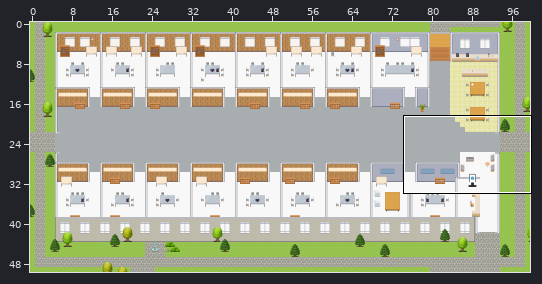
A Tiled map (JSON) gets an edit: maps/Enterprise-Data-Analytics-Platform.tmj. The first picture is a wide view before the edit; the outline marks the close-up.
Close-up. First the earlier version:
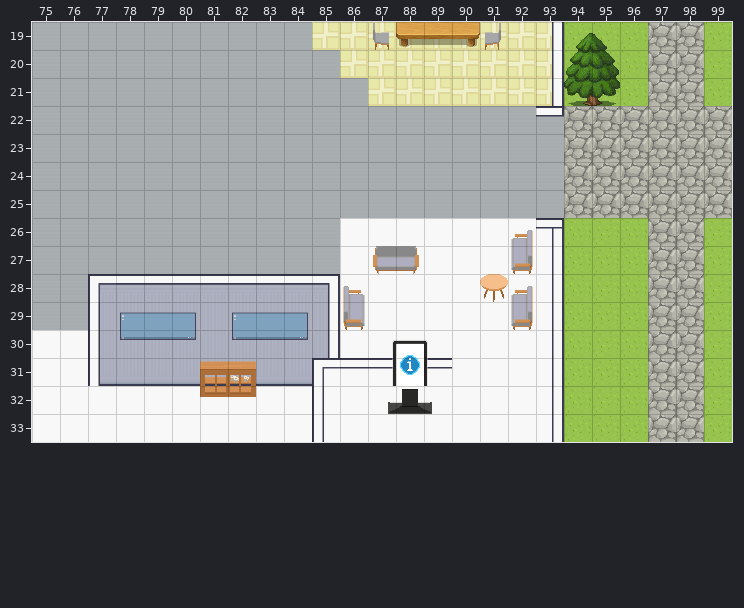
Cells are 32x32 px. Shown: x 75..99, y 19..33. The commit also changed other parts of the map, which this record leaves out.
New version:
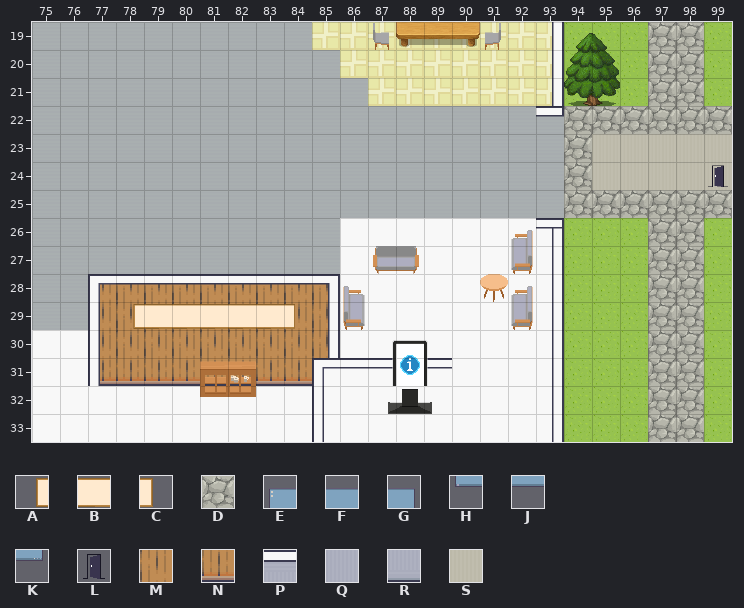
Key: from "Decoration": A 49, B 50, C 51; from "Exterior": D 638; from "Misc": E 40, F 41, G 42, H 50, J 51, K 52; from "User_Zones": L 65; from "room2": M 192, N 205, P 290, Q 294, R 307, S 328.
_ is an empty cell.
Tiles replaced or removed in this view: D, E, F, G, H, J, K, P, Q, R.
Changes in this commit:
Changed rows in their new state; . is an unchanged cell.
Layer "outside":
first column x 95:
23 SSSSS
24 SSSSS
Layer "back wall":
first column x 77:
28 MMMMMMMMM
29 MMMMMMMMM
30 MMMMMMMMM
31 NNNNNNNN.
Layer "tech":
first column x 78:
29 ABBBBBC
30 ___.___
Layer "zones":
first column x 99:
24 L
Changed places in both close-ups, as pixel boxes (x1, y1, x2, y2):
changed: (592, 134, 732, 190)
changed: (100, 284, 328, 384)
